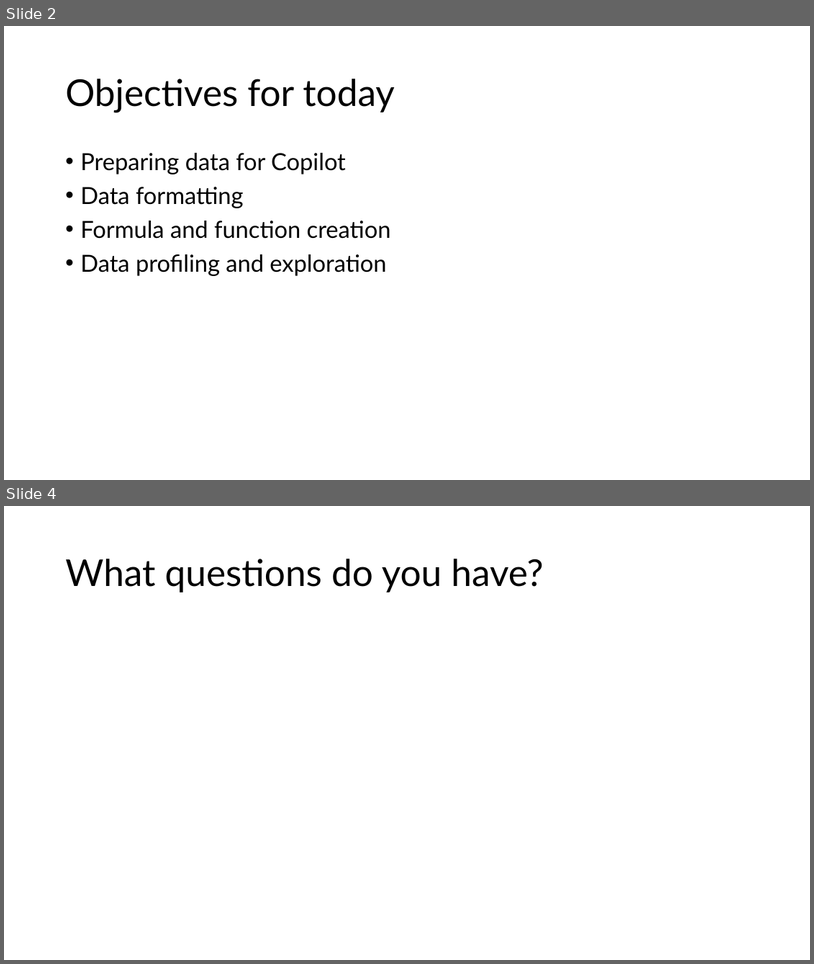
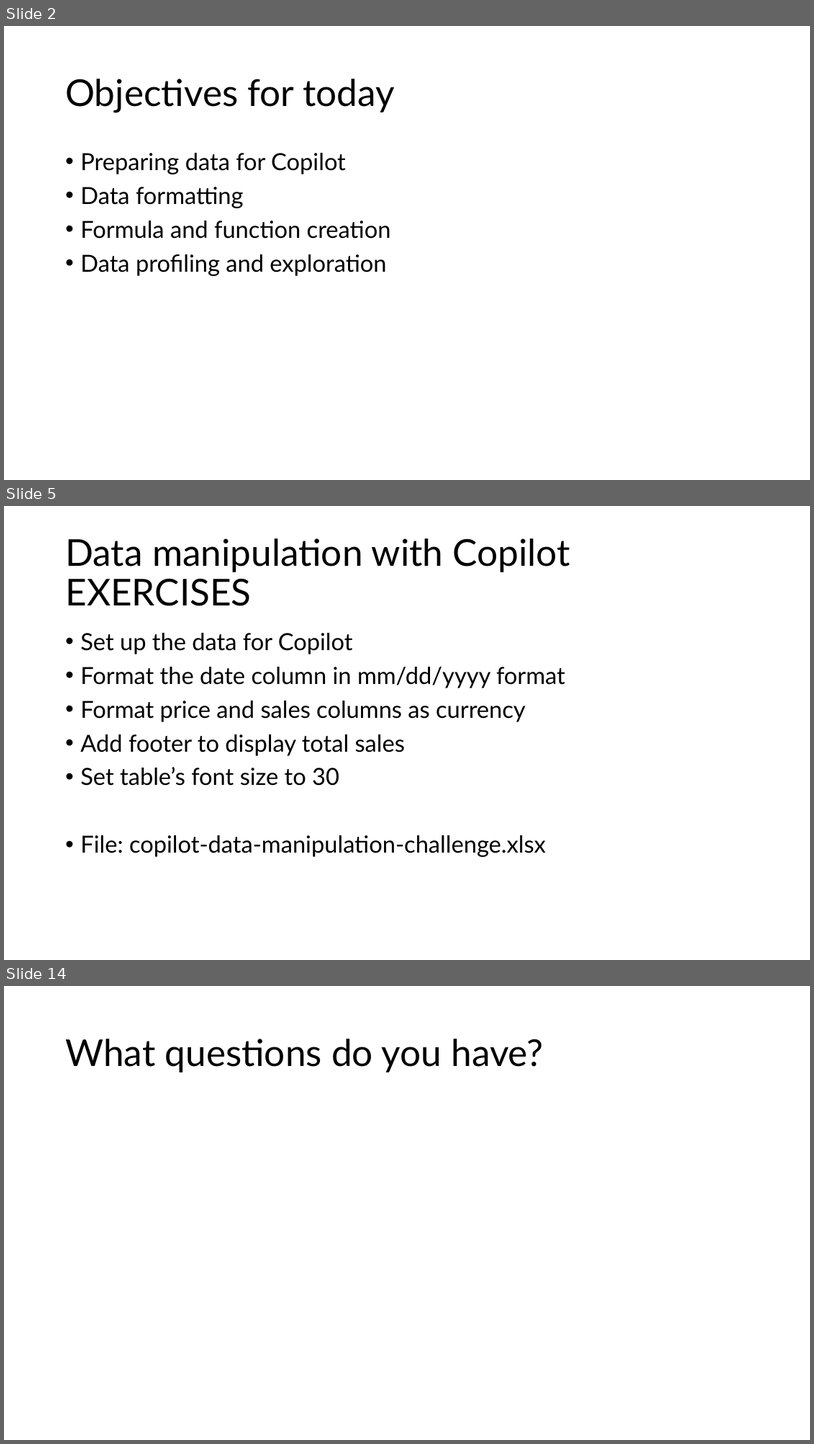
Before and after one commit to stringfestdata/complianceiq-intro-to-copilot-in-excel, a slide deck: complianceiq-intro-to-copilot-in-excel.pptx. Shown one above the other, each under a label of ours: slides 2 and 4 before the commit, slides 2, 5 and 14 after it; the slides between them are not shown. The pictures are 814x964 and 814x1444 pixels, drawn with LibreOffice and Linux fonts; fonts in the diff are those of the drawing. Boxes give left, top, right and bottom in pixels: in the first picture for what was removed or moved away, otherwise in the second. Text is boxed around its words. In the diff, an @@ line names an element or a change of style, - is before the commit and + after.

```diff
--- a/complianceiq-intro-to-copilot-in-excel.pptx
+++ b/complianceiq-intro-to-copilot-in-excel.pptx
@@ slide 5 added at box(4, 506, 810, 960), background #FFFFFF @@
@@ title added at box(65, 538, 571, 606), 44 pt, text #000000 @@
+Data manipulation with Copilot EXERCISES
@@ text added at box(80, 633, 566, 857), 28 pt, text #000000 @@
+• Set up the data for Copilot
+• Format the date column in mm/dd/yyyy format
+• Format price and sales columns as currency
+• Add footer to display total sales
+• Set table’s font size to 30
+• File: copilot-data-manipulation-challenge.xlsx
@@ what was slide 4 is now slide 14 @@
```
Also in this commit, not shown: 10 other slides added, 1 slide removed, 13 other files.
